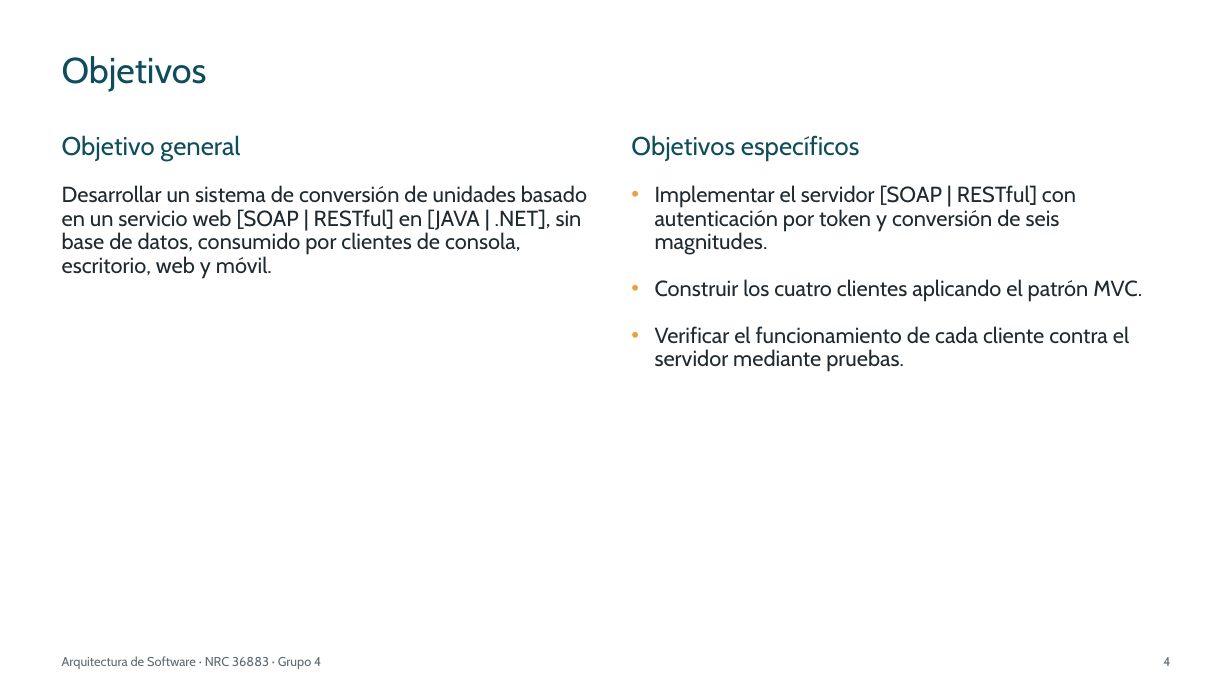
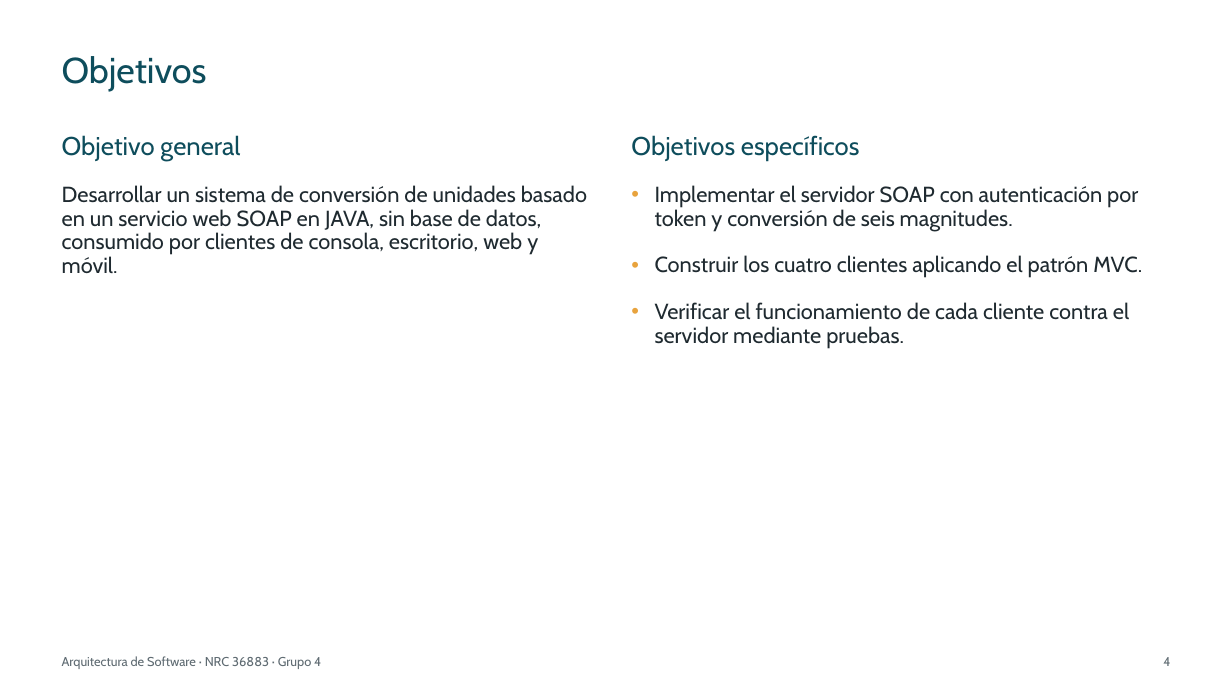
Before and after one commit to IMarcusDev/TI.1.1.-PAO202651_SOAP_JAVA_SINBDD_NRC_36883_GR04, a slide deck: slide 4 of 05. DOCUMENTACION/PRESENTACION TI.1.1. SOAP sin BDD en JAVA GR4.pptx. Drawn at 1232x693 pixels with LibreOffice and Linux fonts; fonts in the diff are those of the drawing. Boxes give left, top, right and bottom in pixels: in the first picture for what was removed or moved away, otherwise in the second. Text is boxed around its words. In the diff, an @@ line names an element or a change of style, - is before the commit and + after.

```diff
--- a/05. DOCUMENTACION/PRESENTACION TI.1.1. SOAP sin BDD en JAVA GR4.pptx
+++ b/05. DOCUMENTACION/PRESENTACION TI.1.1. SOAP sin BDD en JAVA GR4.pptx
@@ text at (x1=62, y1=185, x2=587, y2=273): text changed @@
-Desarrollar un sistema de conversión de unidades basado en un servicio web [SOAP | RESTful] en [JAVA | .NET], sin base de datos, consumido por clientes de consola, escritorio, web y móvil.
+Desarrollar un sistema de conversión de unidades basado en un servicio web SOAP en JAVA, sin base de datos, consumido por clientes de consola, escritorio, web y móvil.
@@ text at (x1=655, y1=185, x2=1138, y2=232): text changed @@
-• Implementar el servidor [SOAP | RESTful] con autenticación por token y conversión de seis magnitudes.
+• Implementar el servidor SOAP con autenticación por token y conversión de seis magnitudes.
```
Also in this commit, not shown: 27 other slides changed.
